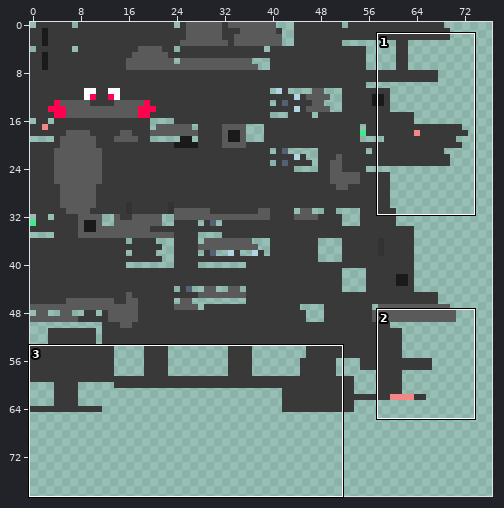
One commit to this sprite sheet: src/main/resources/assets/changed/textures/latex_crystal_wolf.png. The picture above shows the old version from afar; the outline marks the close-up.
Close-up. As it was:
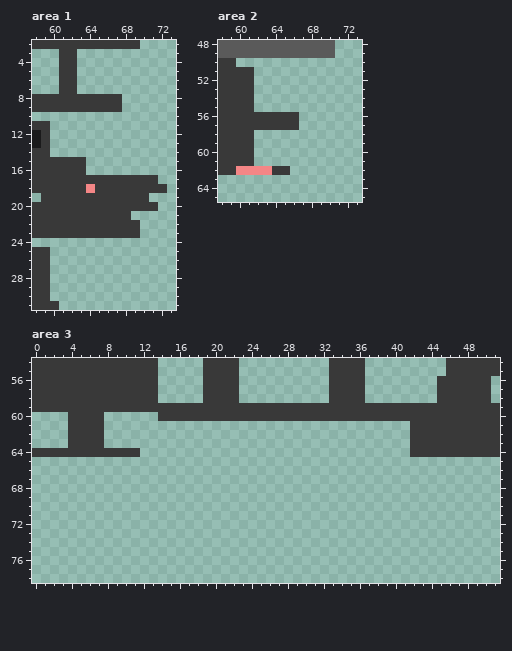
The file is 128x128 pixels. Colours within 5 levels of each other are drawn and written as one. Shown: area 1: x 58..73, y 2..31; area 2: x 58..73, y 48..65; area 3: x 0..51, y 54..78. The wide view leaves out empty margins.
Now the later version:
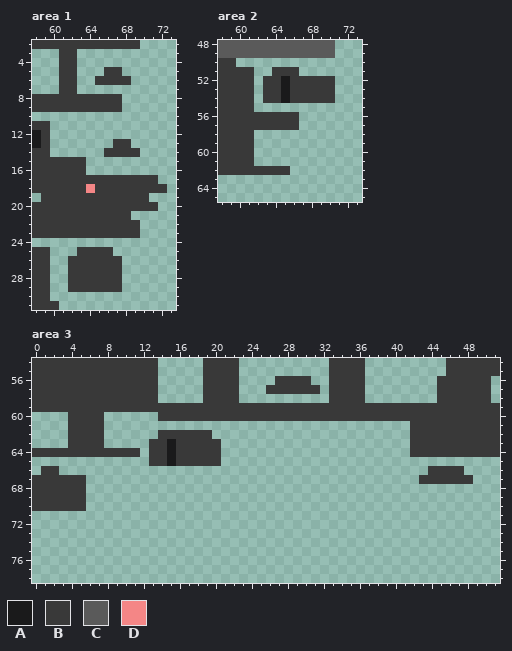
Palette (. is transparent): A #1a1a1b  B #393939  C #5a5a5a  D #f48686
Difference:
{"where": "area 1"}
{"y":5,"x":66,"old":"..","new":"BB"}
{"y":6,"x":65,"old":"....","new":"BBBB"}
{"y":13,"x":67,"old":"..","new":"BB"}
{"y":14,"x":66,"old":"....","new":"BBBB"}
{"y":25,"x":63,"old":"....","new":"BBBB"}
{"y":26,"x":62,"old":"......","new":"BBBBBB"}
{"y":27,"x":62,"old":"......","new":"BBBBBB"}
{"y":28,"x":62,"old":"......","new":"BBBBBB"}
{"y":29,"x":62,"old":"......","new":"BBBBBB"}
{"where": "area 2"}
{"y":51,"x":64,"old":"...","new":"BBB"}
{"y":52,"x":63,"old":"........","new":"BBABBBBB"}
{"y":53,"x":63,"old":"........","new":"BBABBBBB"}
{"y":54,"x":63,"old":"........","new":"BBABBBBB"}
{"y":62,"x":60,"old":"DDDD","new":"BBBB"}
{"where": "area 3"}
{"y":56,"x":27,"old":"....","new":"BBBB"}
{"y":57,"x":26,"old":"......","new":"BBBBBB"}
{"y":62,"x":14,"old":"......","new":"BBBBBB"}
{"y":63,"x":13,"old":"........","new":"BBABBBBB"}
{"y":64,"x":13,"old":"........","new":"BBABBBBB"}
{"y":65,"x":13,"old":"........","new":"BBABBBBB"}
{"y":66,"x":1,"old":"..","new":"BB"}
{"y":66,"x":44,"old":"....","new":"BBBB"}
{"y":67,"x":0,"old":"......","new":"BBBBBB"}
{"y":67,"x":43,"old":"......","new":"BBBBBB"}
{"y":68,"x":0,"old":"......","new":"BBBBBB"}
{"y":69,"x":0,"old":"......","new":"BBBBBB"}
{"y":70,"x":0,"old":"......","new":"BBBBBB"}
